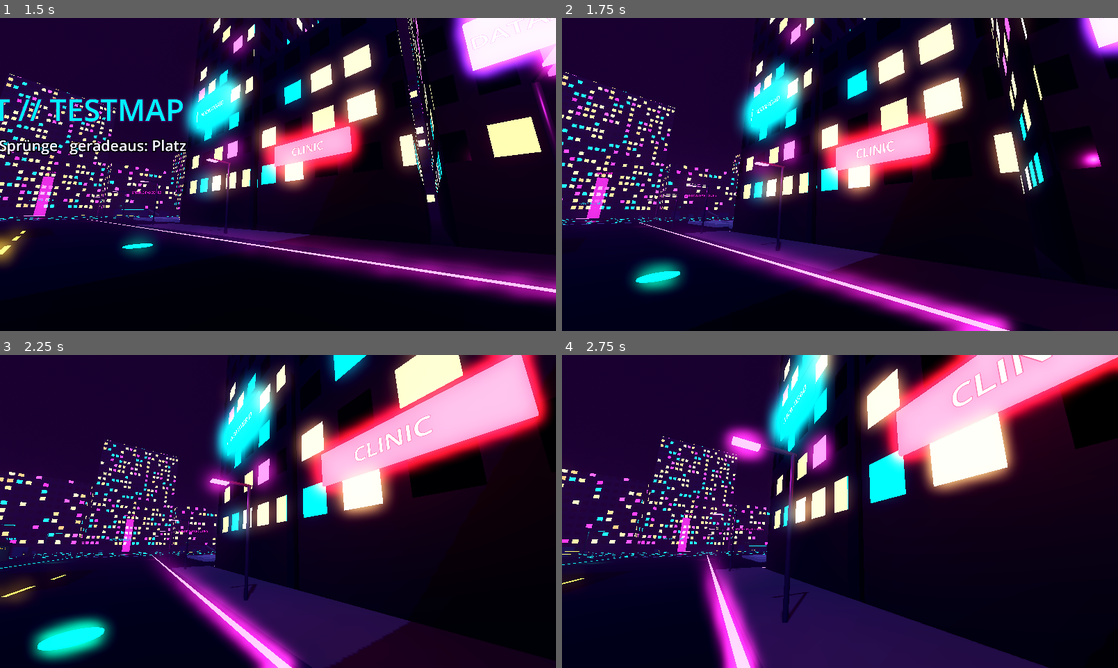
Above: before the commit, frames 1-4 (two rows, left to right).
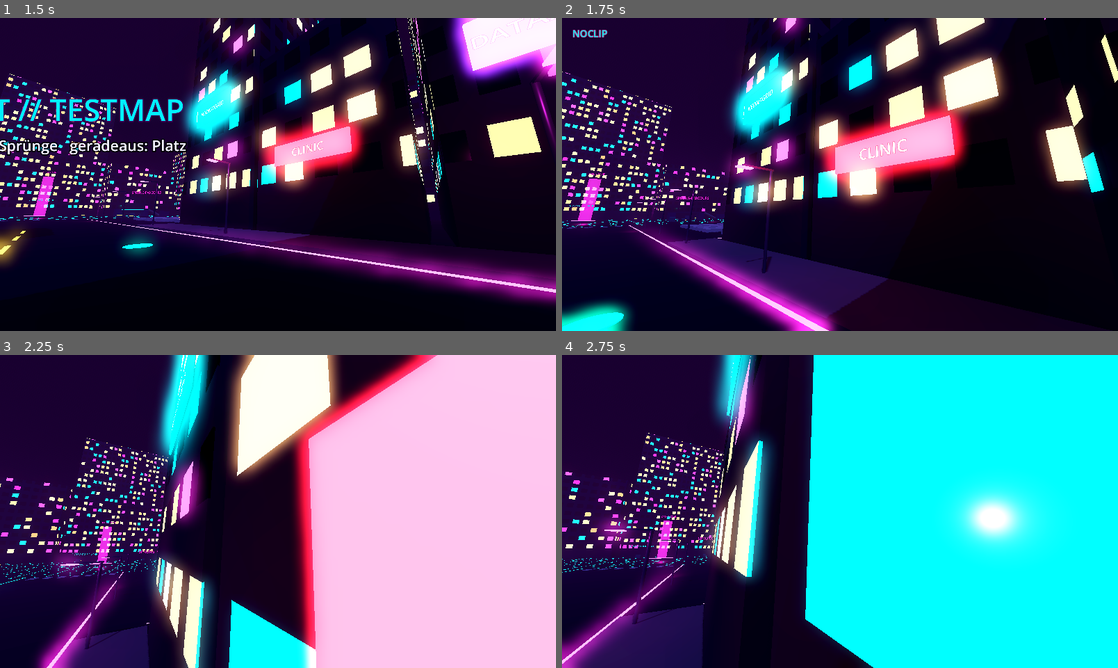
Above: after the commit, the same moments.

Repository: CaptainArschbart/Test
Game: Godot game, scene res://scenes/menu/main_menu.tscn
The game is run twice, just before and just after one commit, with the same random seed, the same clock (stepped at 60 frames per second) and the same inputs.
Inputs (mouse positions are in pixels of both pictures, inside the frame that each line leads up to):
- Up to frame 1 (1.5 s): click "START" at 0.5 s; tap Enter at 1.25 s; move the mouse to (305, 174) at 1.27 s; hold W (move_forward) from 1.28 s (still down); hold Shift (sprint) from 1.28 s (still down)
- Up to frame 2 (1.75 s): keep holding W (move_forward); keep holding Shift (sprint); tap Space (jump) at 1.52 s; tap V (noclip, bound only after the commit) at 1.55 s
- Up to frame 3 (2.25 s): keep holding W (move_forward); tap Space (jump) at 1.82 s; move the mouse to (250, 511) at 2.02 s; release Shift (sprint) at 2.03 s; tap V (noclip, bound only after the commit) at 2.1 s
- Up to frame 4 (2.75 s): keep holding W (move_forward); tap Space (jump) at 2.27, 2.3, 2.57 s

Frame 1 is identical in both runs. In frame 2, 37% of the frame differs, in the area x 0-100%, y 0-100%; in frame 3, 69%; in frame 4, 78%.

Commit message:
Noclip-Modus: V fliegt durch Wände, Leertaste/Strg hoch/runter, Shift schneller
Co-Authored-By: Claude Opus 5.5 (1M context) <noreply@anthropic.com>
Claude-Session: https://claude.ai/code/session_01JHLBw6q398WceS6hEEFta9

Diff:
--- a/autoload/settings.gd
+++ b/autoload/settings.gd
@@ -17,6 +17,8 @@
 	"move_right": "Rechts",
 	"jump": "Springen",
 	"sprint": "Sprinten",
+	"noclip": "Noclip an/aus",
+	"noclip_down": "Noclip runter",
 }
 
 var fullscreen := false
--- a/project.godot
+++ b/project.godot
@@ -61,6 +61,16 @@
 "events": [Object(InputEventKey,"resource_local_to_scene":false,"resource_name":"","device":-1,"window_id":0,"alt_press …(195 unchanged characters)…
 ]
 }
+noclip={
+"deadzone": 0.2,
+"events": [Object(InputEventKey,"resource_local_to_scene":false,"resource_name":"","device":-1,"window_id":0,"alt_pressed":false,"shift_pressed":false,"ctrl_pressed":false,"meta_pressed":false,"pressed":false,"keycode":0,"physical_keycode":86,"key_label":0,"unicode":0,"location":0,"echo":false,"script":null)
+]
+}
+noclip_down={
+"deadzone": 0.2,
+"events": [Object(InputEventKey,"resource_local_to_scene":false,"resource_name":"","device":-1,"window_id":0,"alt_pressed":false,"shift_pressed":false,"ctrl_pressed":false,"meta_pressed":false,"pressed":false,"keycode":0,"physical_keycode":4194326,"key_label":0,"unicode":0,"location":0,"echo":false,"script":null)
+]
+}
 
 [layer_names]
 
--- a/scenes/player/player.gd
+++ b/scenes/player/player.gd
@@ -3,6 +3,8 @@
 ## Spielfigur: WASD-Bewegung, Sprint, Sprung und Maus-Kamera (First Person).
 ##
 ## Escape gibt die Maus frei, ein Klick ins Fenster fängt sie wieder ein.
+## "noclip" schaltet den Flugmodus um: durch Wände fliegen in Blickrichtung,
+## "jump" hoch, "noclip_down" runter, "sprint" schneller.
 
 @export_group("Bewegung")
 @export var walk_speed := 5.0
@@ -21,17 +23,28 @@
 ## Fällt der Spieler unter diese Höhe, wird er zum Startpunkt zurückgesetzt.
 @export var respawn_height := -30.0
 
+@export_group("Noclip")
+@export var noclip_speed := 10.0
+## Faktor auf noclip_speed, solange "sprint" gehalten wird.
+@export var noclip_sprint_multiplier := 3.0
+
 var gravity: float = ProjectSettings.get_setting("physics/3d/default_gravity")
 
+## Flugmodus ohne Kollision und Schwerkraft (umschalten mit set_noclip).
+var noclip := false
+
 var _spawn_transform: Transform3D
+var _noclip_label: Label
 
 @onready var head: Node3D = $Head
 @onready var camera: Camera3D = $Head/Camera3D
+@onready var collision_shape: CollisionShape3D = $CollisionShape3D
 
 
 func _ready() -> void:
 	_spawn_transform = global_transform
 	Input.mouse_mode = Input.MOUSE_MODE_CAPTURED
+	_create_noclip_label()
 
 
 func _unhandled_input(event: InputEvent) -> void:
@@ -50,6 +63,12 @@
 
 
 func _physics_process(delta: float) -> void:
+	if Input.is_action_just_pressed("noclip"):
+		set_noclip(not noclip)
+	if noclip:
+		_noclip_move(delta)
+		return
+
 	if not is_on_floor():
 		velocity.y -= gravity * delta
 
@@ -74,3 +93,42 @@
 func respawn() -> void:
 	global_transform = _spawn_transform
 	velocity = Vector3.ZERO
+
+
+## Schaltet den Flugmodus ein oder aus.
+func set_noclip(enabled: bool) -> void:
+	noclip = enabled
+	collision_shape.disabled = enabled
+	velocity = Vector3.ZERO
+	_noclip_label.visible = enabled
+
+
+## Fliegt in Blickrichtung der Kamera, ohne Kollision und Schwerkraft.
+func _noclip_move(delta: float) -> void:
+	var input_dir := Input.get_vector("move_left", "move_right", "move_forward", "move_back")
+	var vertical := Input.get_axis("noclip_down", "jump")
+	var direction := camera.global_basis * Vector3(input_dir.x, 0.0, input_dir.y) + Vector3.UP * vertical
+	if direction.length() > 1.0:
+		direction = direction.normalized()
+	var speed := noclip_speed
+	if Input.is_action_pressed("sprint"):
+		speed *= noclip_sprint_multiplier
+	var weight := minf(acceleration * delta, 1.0)
+	velocity = velocity.lerp(direction * speed, weight)
+	global_position += velocity * delta
+
+
+## Kleine Anzeige oben links, solange Noclip an ist (im Code erzeugt, damit player.tscn gleich bleibt).
+func _create_noclip_label() -> void:
+	var layer := CanvasLayer.new()
+	layer.name = "NoclipHud"
+	add_child(layer)
+	_noclip_label = Label.new()
+	_noclip_label.text = "NOCLIP"
+	_noclip_label.position = Vector2(24.0, 20.0)
+	_noclip_label.add_theme_font_size_override("font_size", 22)
+	_noclip_label.add_theme_color_override("font_color", Color(0.0, 1.0, 0.95))
+	_noclip_label.add_theme_color_override("font_outline_color", Color(1.0, 0.1, 0.6))
+	_noclip_label.add_theme_constant_override("outline_size", 4)
+	_noclip_label.visible = false
+	layer.add_child(_noclip_label)
Not shown, changed: AI_HANDOVER.md
Not shown, changed: README.md
